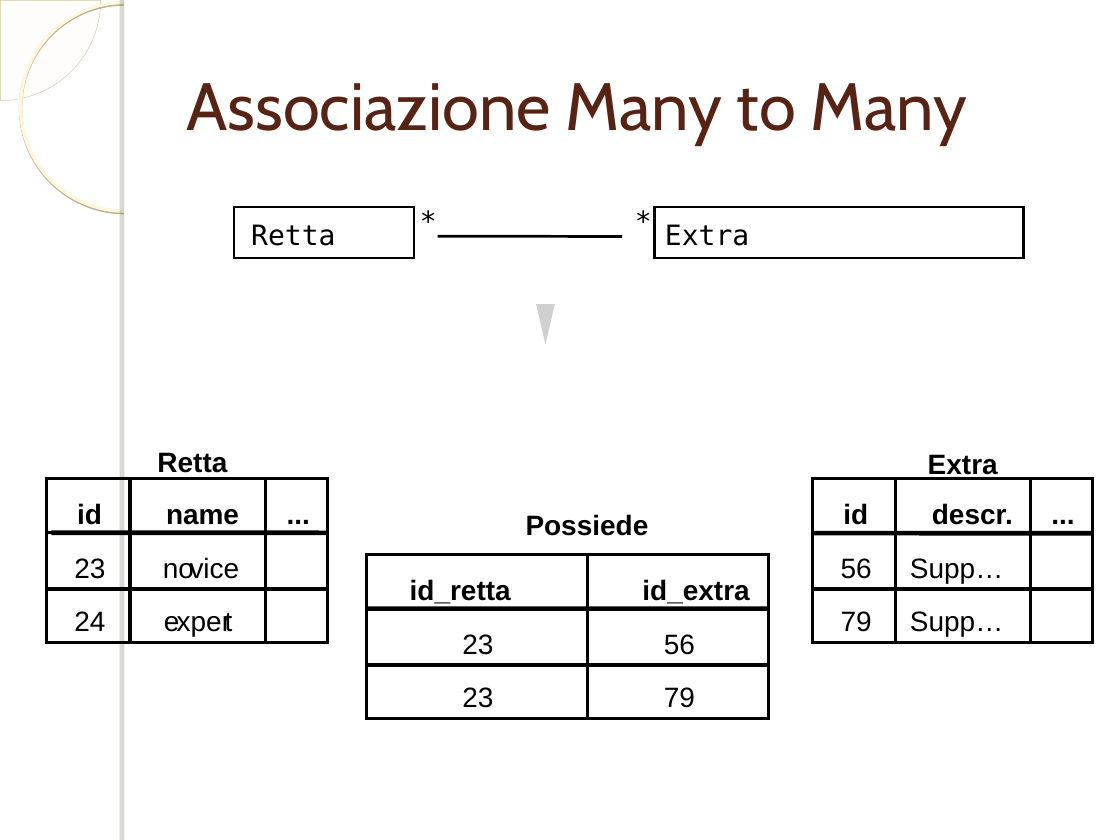
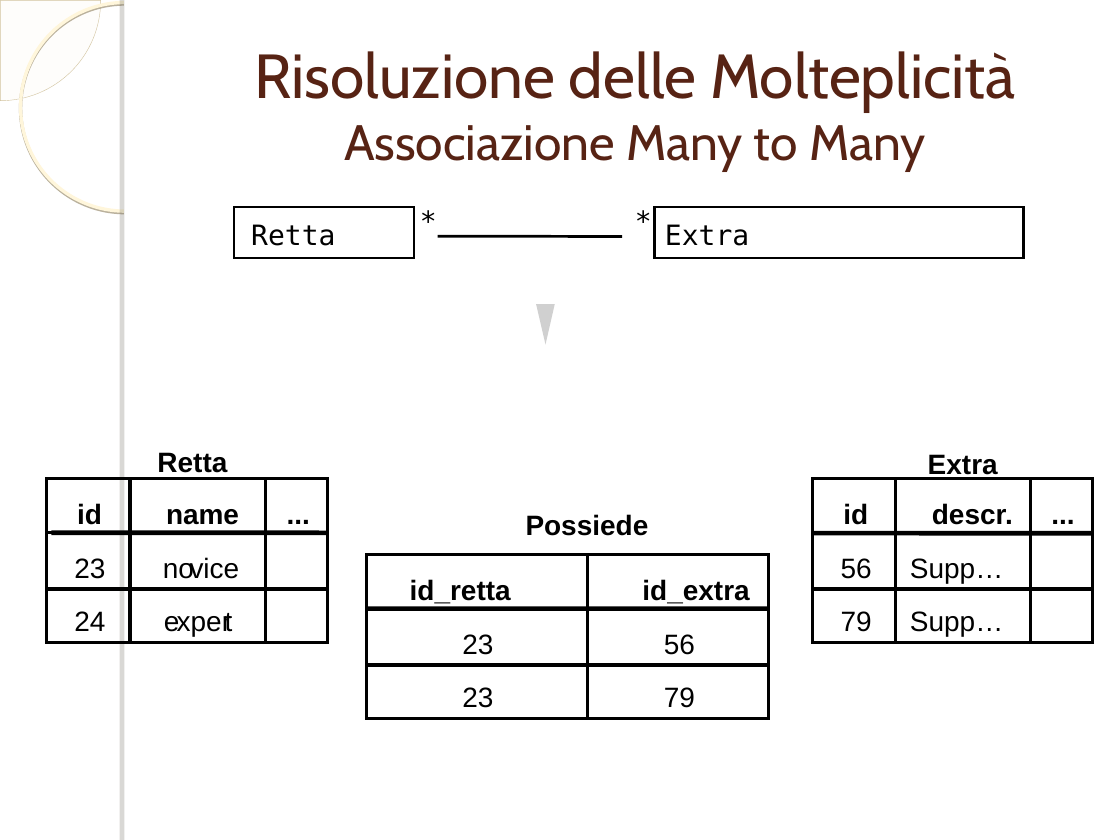
Before and after one commit to ammirate/at-silo, a slide deck: slide 14 of documenti_comuni/PresentazioneDB.ppt (slide 13 before the commit). Drawn at 1120x840 pixels with LibreOffice and Linux fonts; fonts in the diff are those of the drawing; grey boxes stand for pictures; background and template pictures are left out. Boxes give left, top, right and bottom in pixels: in the first picture for what was removed or moved away, otherwise in the second. Text is boxed around its words. In the diff, an @@ line names an element or a change of style, - is before the commit and + after.

```diff
--- a/documenti_comuni/PresentazioneDB.ppt
+++ b/documenti_comuni/PresentazioneDB.ppt
@@ title at <box>254,51,1015,171</box>: text changed; size 43 to 40 pt @@
-Associazione Many to Many
+Risoluzione delle Molteplicità
+Associazione Many to Many
```
Also in this commit, not shown: 14 other slides changed, 3 slides added, 1 slide removed.
